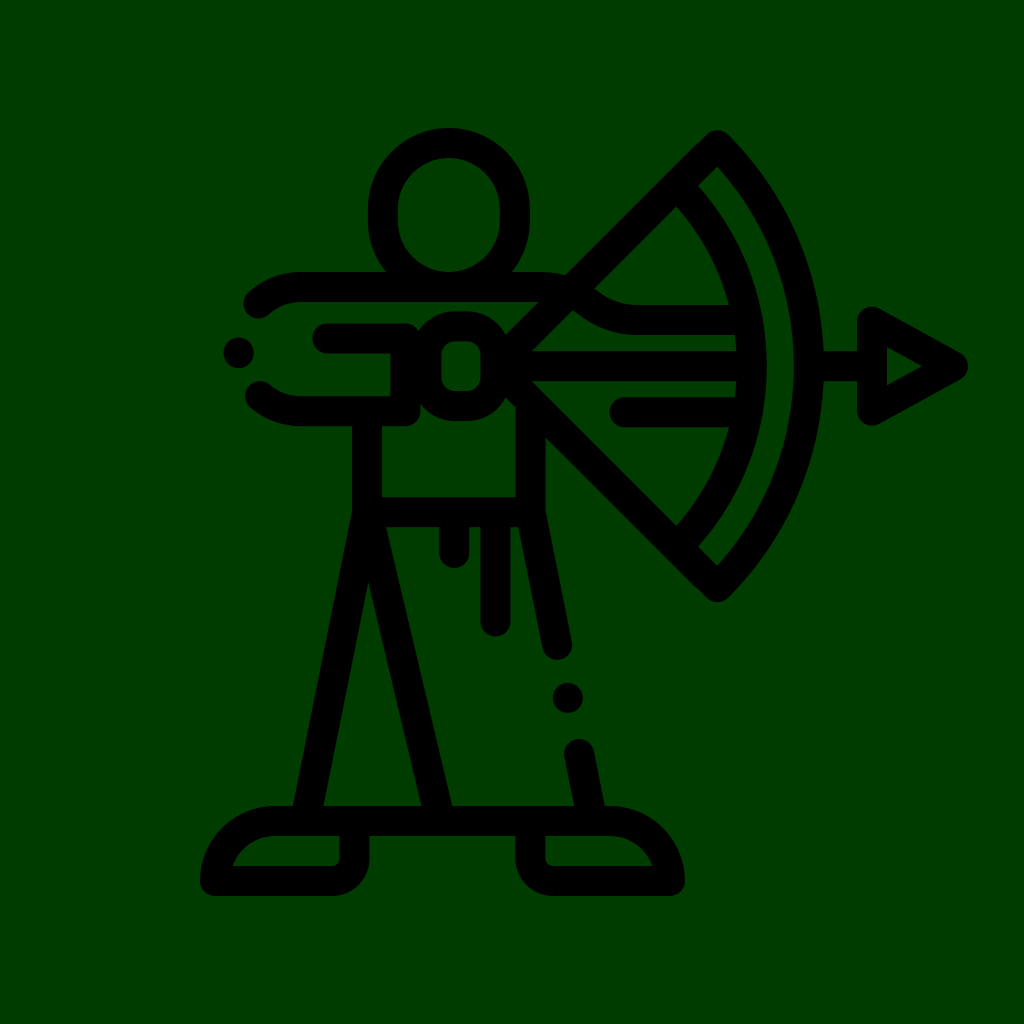
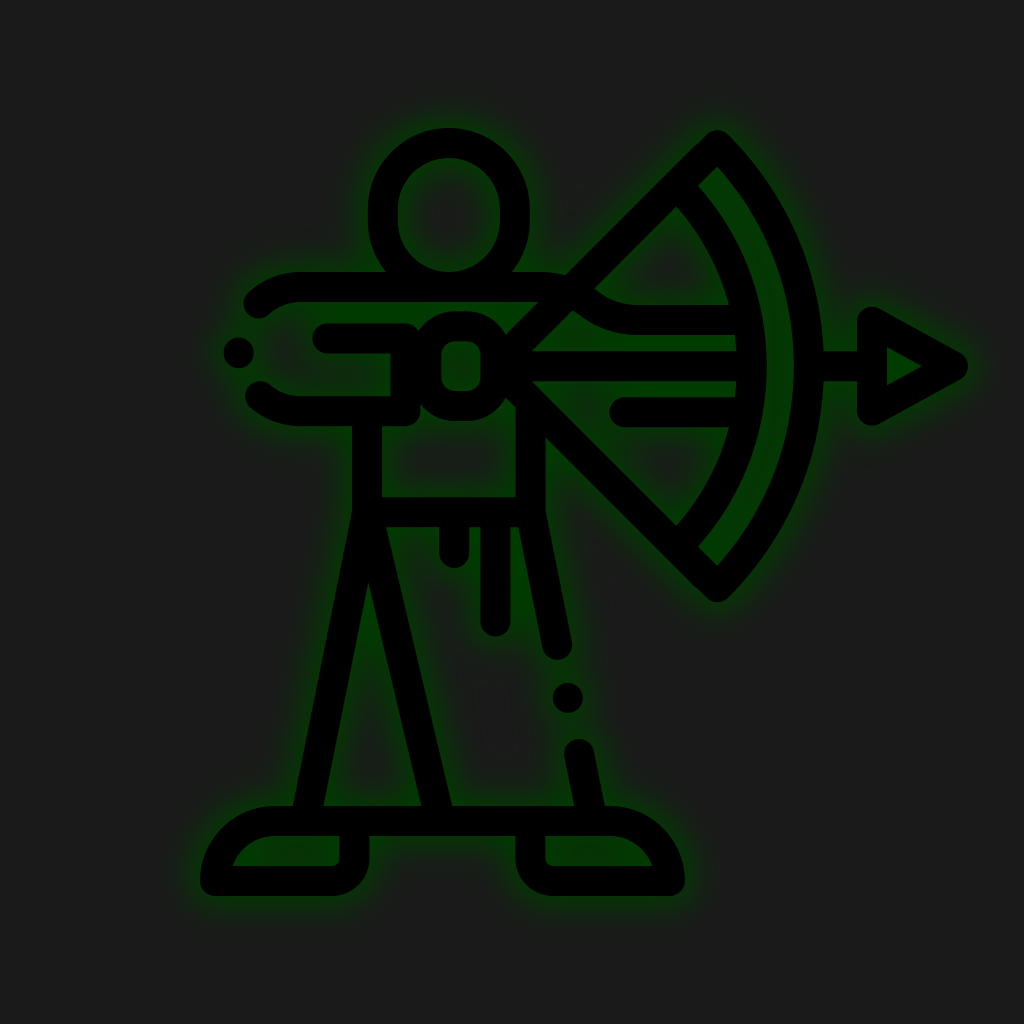
Layered file, before and after one edit (1024 × 1024). Changes by layer:
added layer "Свечение" above "Видимая часть" over (123, 50, 1024, 975)
painted on "Видимая часть" over (0, 2, 1022, 1024)
hid "Фон" over (0, 0, 1024, 1024)
added layer "Фон #1" over (0, 0, 1024, 1024)
